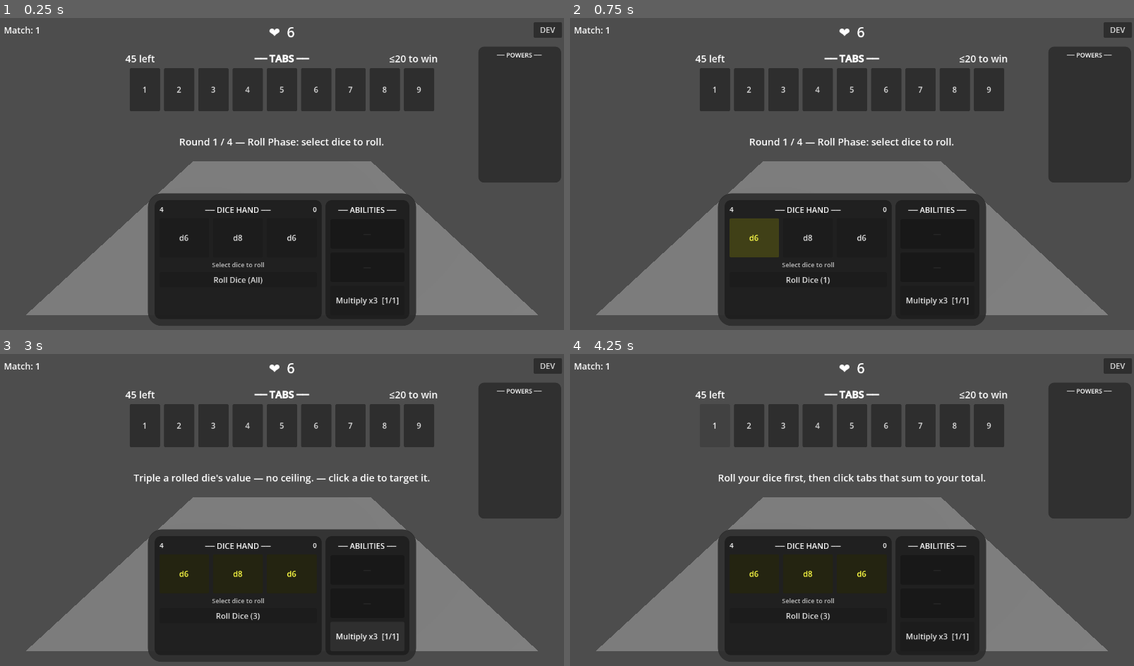
Above: before the commit, frames 1-4 (two rows, left to right).
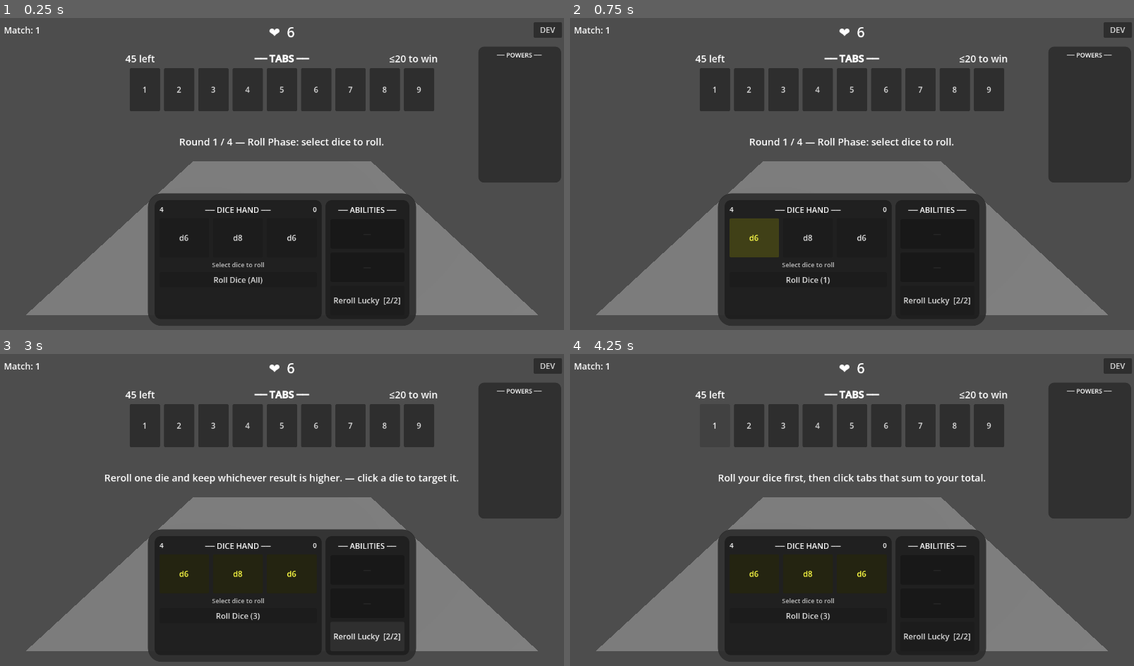
Above: after the commit, the same moments.

Repository: caleb-the-dev/SealTheBox
Game: Godot game, scene res://scenes/match/match.tscn
The game is run twice, just before and just after one commit, with the same random seed, the same clock (stepped at 60 frames per second) and the same inputs.
Inputs:
- Up to frame 1 (0.25 s): no input
- Up to frame 2 (0.75 s): click "d6" at 0.5 s
- Up to frame 3 (3 s): click "d8" at 1.25 s; click "d6" at 2 s; click "Multiply x3 [1/1]" (after the commit: "Reroll Lucky [2/2]") at 2.75 s
- Up to frame 4 (4.25 s): click "1" at 3.5 s

The runs differ from the first frame. In frame 1, 0.2% of the frame differs, in the area x 59-71%, y 89-93%; in frame 2, 0.2%; in frame 3, 1.0%, in the area x 18-82%, y 38-93%; in frame 4, 0.2%.

Commit message:
remove: multiply_3 cut from abilities

Diff:
--- a/seal-the-box/data/abilities.csv
+++ b/seal-the-box/data/abilities.csv
@@ -16,7 +16,6 @@
 put_down_highest,Auto-Seal Highest,Mundane,Non-Final,0,Seal the highest open tab — no dice required. Cannot use when only one tab remains.,1
 auto_seal_lowest,Auto-Seal Lowest,Mundane,Non-Final,0,Seal the lowest open tab — no dice required. Cannot use when only one tab remains.,2
 multiply_2,Multiply x2,Mundane,,0,Double a rolled die's value — no ceiling.,1
-multiply_3,Multiply x3,Mundane,,0,Triple a rolled die's value — no ceiling.,1
 set_max,Set to Max,Mundane,,0,Set a rolled die to its maximum face value.,2
 set_min,Set to Min,Mundane,,0,Set a rolled die to 1.,3
 reroll_lucky,Reroll Lucky,Ethereal,,0,Reroll one die and keep whichever result is higher.,2
--- a/seal-the-box/scripts/globals/game_state.gd
+++ b/seal-the-box/scripts/globals/game_state.gd
@@ -3,7 +3,7 @@
 const ABILITY_POOL_IDS: Array[String] = [
 	"reroll_die", "greater_1", "lesser_1", "greater_2", "lesser_2", "reroll_all",
 	"put_down_highest", "auto_seal_lowest",
-	"multiply_2", "multiply_3", "set_max", "set_min",
+	"multiply_2", "set_max", "set_min",
 	"reroll_lucky", "reroll_unlucky", "drop_die"
 ]
 
--- a/seal-the-box/scripts/match/round_manager.gd
+++ b/seal-the-box/scripts/match/round_manager.gd
@@ -149,10 +149,6 @@
 			if not target_die.rolled:
 				return false
 			_dice_pool.apply_multiply(target_die, 2)
-		"multiply_3":
-			if not target_die.rolled:
-				return false
-			_dice_pool.apply_multiply(target_die, 3)
 		"set_max":
 			if not target_die.rolled:
 				return false
--- a/seal-the-box/tests/test_ability_library.gd
+++ b/seal-the-box/tests/test_ability_library.gd
@@ -20,7 +20,7 @@
 	assert(missing == null, "Missing ability should return null")
 
 	var all = lib.get_all()
-	assert(all.size() == 23, "Library should have exactly 23 abilities")
+	assert(all.size() == 22, "Library should have exactly 22 abilities")
 
 	print("AbilityLibrary tests passed!")
 	quit()
